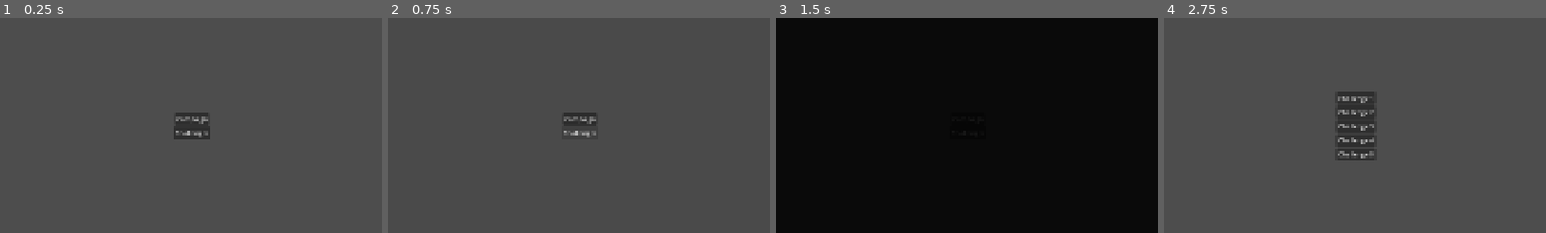
Above: before the commit, frames 1-4 (left to right).
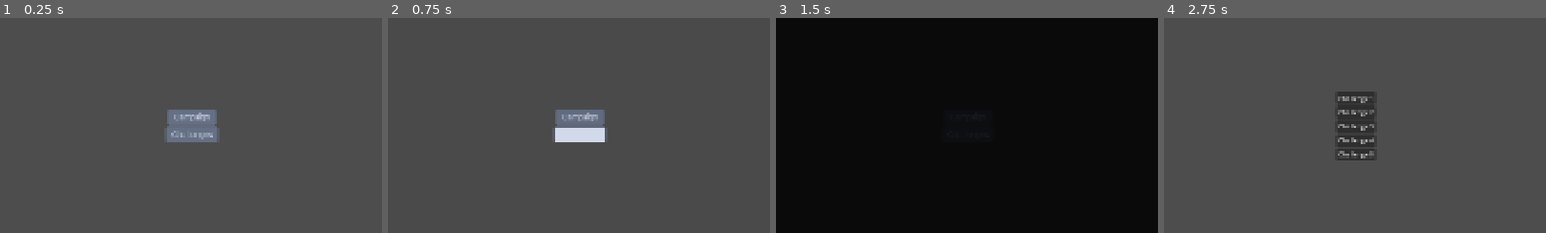
Above: after the commit, the same moments.

Repository: kjbrown-sandbox/pleenko
Game: Godot game, scene res://entities/main_menu/main_menu.tscn
Same seed, same stepped clock (60 frames per second), same inputs: the game is played once before the commit and once after it.
Inputs (mouse positions are % of the whole screen's width and height, from its top left):
- Up to frame 1 (0.25 s): no input
- Up to frame 2 (0.75 s): click "Challenges" at 0.5 s
- Up to frame 3 (1.5 s): click "Campaign" at 1.25 s
- Up to frame 4 (2.75 s): tap Enter at 2 s; move the mouse to (72, 45) at 2.02 s; hold Right (board_right) from 2.03 s (still down); hold Space (drop_coin) from 2.03 s (still down); click (72, 45) at 2.17 s
The pictures show only the part of the screen within x 25-75%, y 25-75%; the shares and areas given below are measured in that part.

The runs differ from the first frame. In frame 1, 2.0% of the frame differs, in the area x 43-58%, y 42-58%; in frame 2, 1.9%; in frame 3, less than 0.1%; in frame 4, nothing differs.

Commit message:
Load main menu properly now

Diff:
--- a/entities/main_menu/main_menu.gd
+++ b/entities/main_menu/main_menu.gd
@@ -7,11 +7,29 @@
 @onready var challenges_button: Button = $CanvasLayer/HBoxContainer/ChallengesButton
 
 func _ready() -> void:
-   play_button.pressed.connect(_on_play_pressed)
-   challenges_button.pressed.connect(_on_challenges_pressed)
+	_setup_environment()
+	var t: VisualTheme = ThemeProvider.theme
+	t.apply_button_theme(play_button)
+	t.apply_button_theme(challenges_button)
+	play_button.pressed.connect(_on_play_pressed)
+	challenges_button.pressed.connect(_on_challenges_pressed)
+	print("Main menu ready")
+
+func _setup_environment() -> void:
+	var t: VisualTheme = ThemeProvider.theme
+	var env := Environment.new()
+	env.background_mode = Environment.BG_COLOR
+	env.background_color = t.background_color
+	env.ambient_light_source = Environment.AMBIENT_SOURCE_COLOR
+	env.ambient_light_color = t.ambient_light_color
+	env.ambient_light_energy = t.ambient_light_energy
+	var env_node := WorldEnvironment.new()
+	env_node.environment = env
+	add_child(env_node)
+
 
 func _on_play_pressed() -> void:
-   SceneManager.set_new_scene(MainScene)
+	SceneManager.set_new_scene(MainScene)
 
 func _on_challenges_pressed() -> void:
-   SceneManager.set_new_scene(ChallengesMenuScene)
+	SceneManager.set_new_scene(ChallengesMenuScene)
--- a/entities/options_dialog/options_dialog.gd
+++ b/entities/options_dialog/options_dialog.gd
@@ -1,6 +1,6 @@
 extends CanvasLayer
 
-const MainMenuScene := preload("res://entities/main_menu/main_menu.tscn")
+const MAIN_MENU_PATH := "res://entities/main_menu/main_menu.tscn"
 
 var _overlay: ColorRect
 var _panel: VBoxContainer
@@ -69,4 +69,4 @@
 	else:
 		ChallengeManager.clear_challenge()
 		SaveManager.reset_state()
-	SceneManager.set_new_scene(MainMenuScene)
+	SceneManager.set_new_scene(load(MAIN_MENU_PATH))
